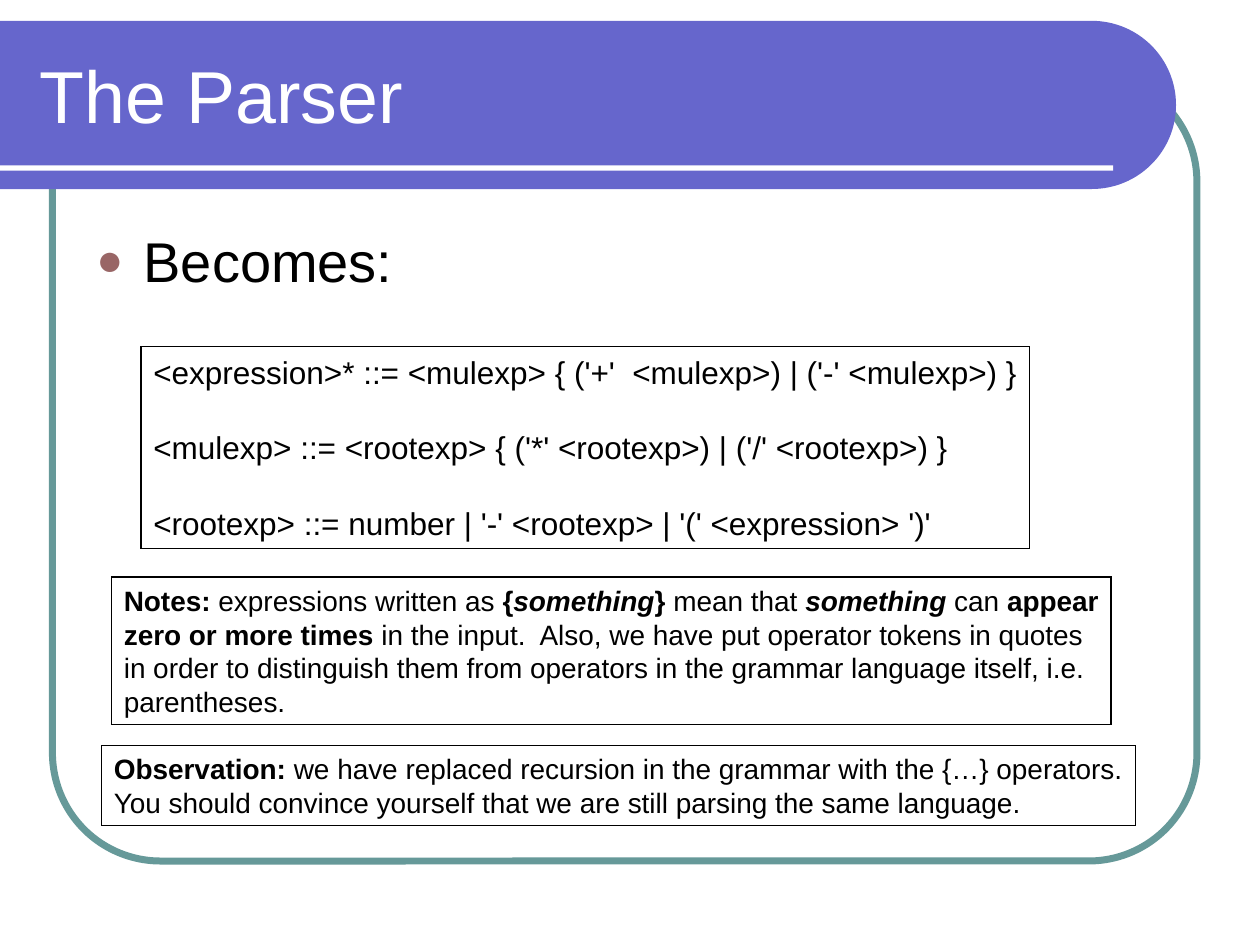
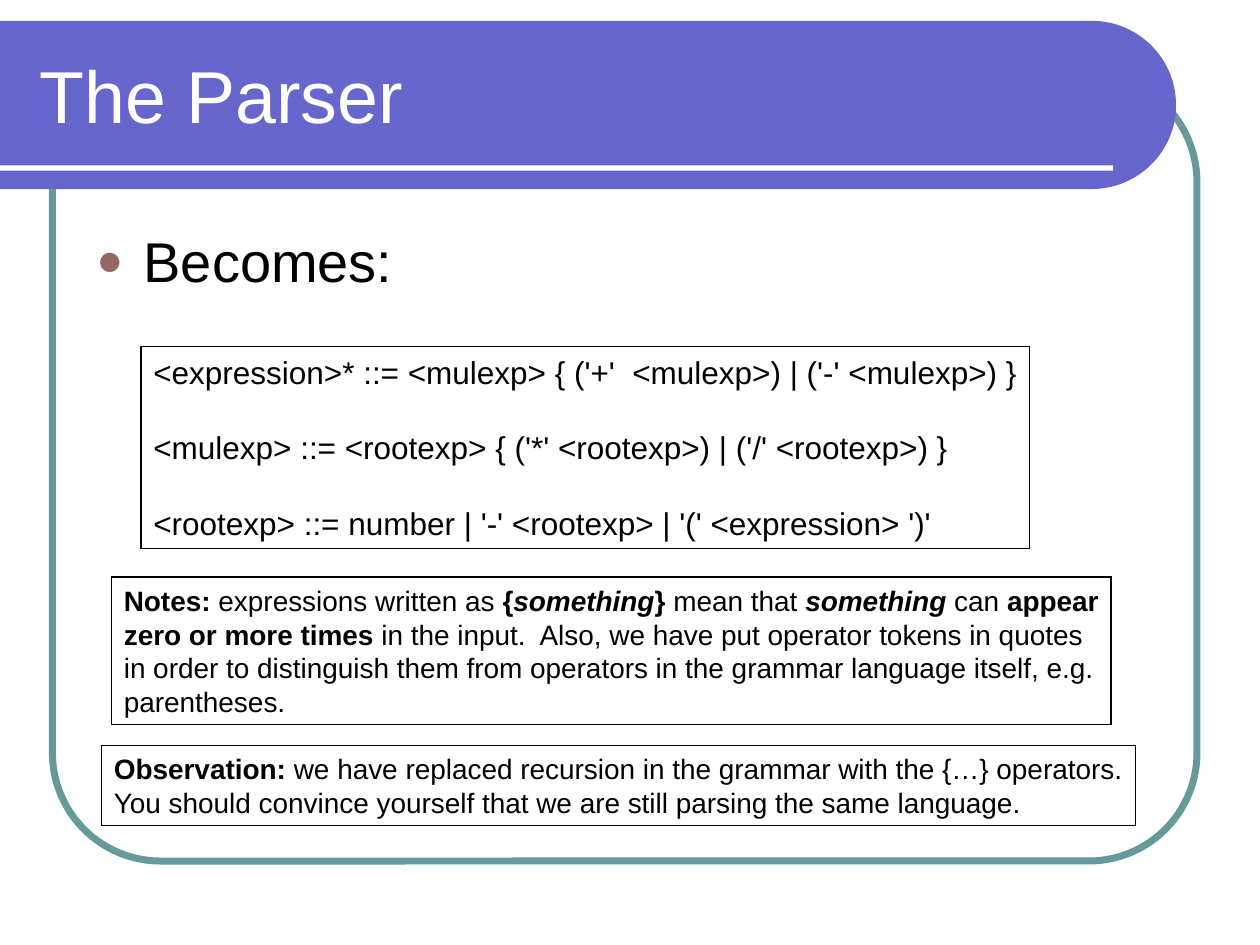
Before and after one commit to lutzhamel/CSC301, a slide deck: slide 18 of notes/csc301-ln012.ppt. Drawn at 1260x945 pixels with LibreOffice and Linux fonts; fonts in the diff are those of the drawing. Boxes give left, top, right and bottom in pixels: in the first picture for what was removed or moved away, otherwise in the second. Text is boxed around its words. In the diff, an @@ line names an element or a change of style, - is before the commit and + after.

```diff
--- a/notes/csc301-ln012.ppt
+++ b/notes/csc301-ln012.ppt
@@ text in rectangle at box(124, 590, 1099, 717): text changed @@
-Notes: expressions written as {something} mean that something can appear
-zero or more times in the input. Also, we have put operator tokens in quotes
-in order to distinguish them from operators in the grammar language itself, i.e.
-parentheses.
+Notes: expressions written as {something} mean that something can appear
+zero or more times in the input. Also, we have put operator tokens in quotes
+in order to distinguish them from operators in the grammar language itself, e.g.
+parentheses.
```
Also in this commit, not shown: 4 other slides changed, 3 other files.
